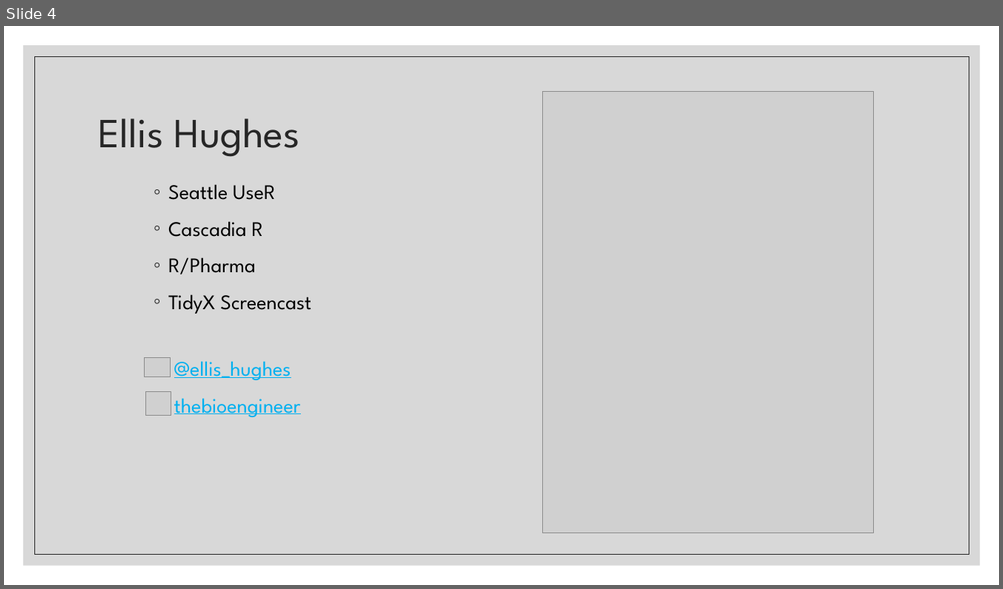
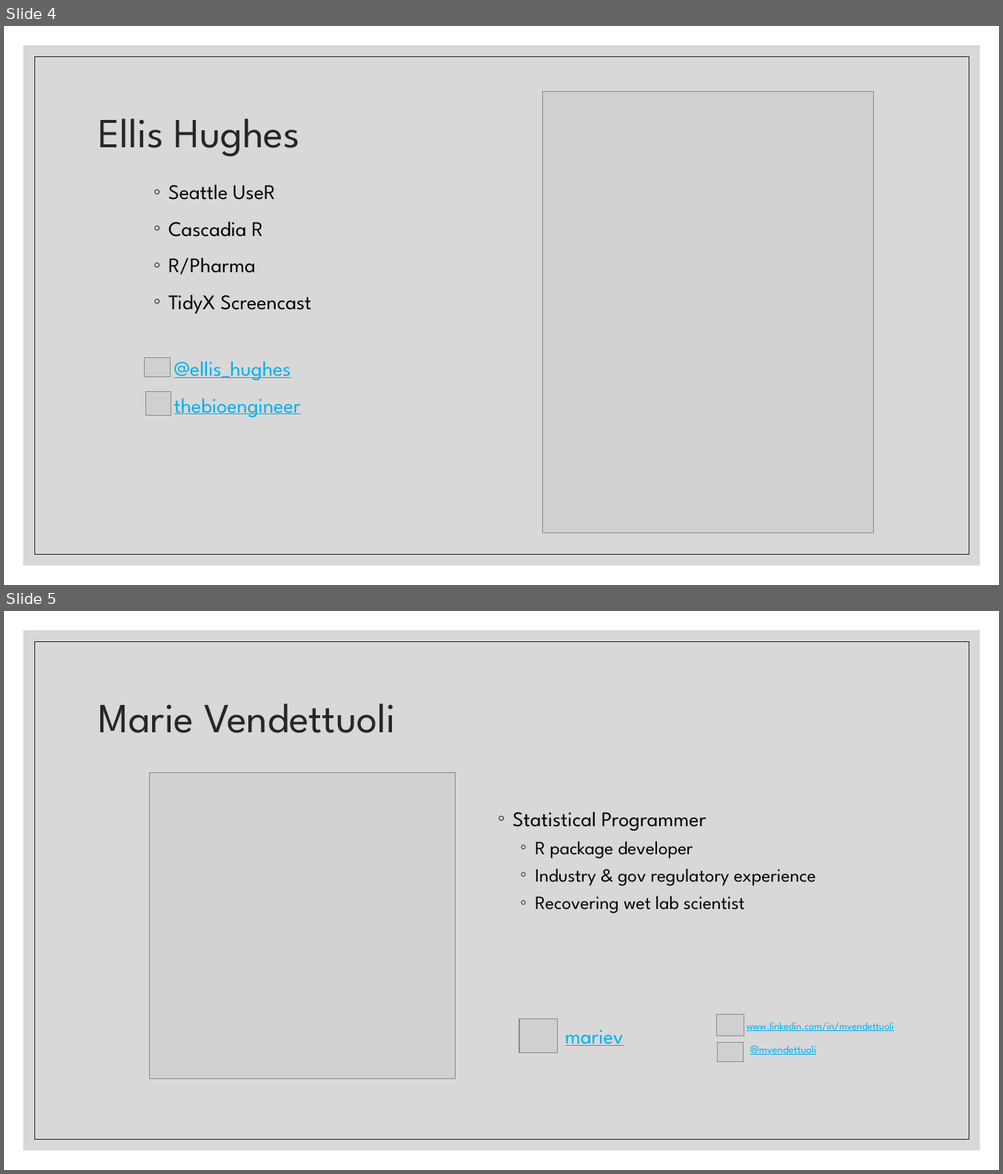
Before and after one commit to FredHutch/R_Package_Validation_Tutorial, a slide deck: Slides/Slides-01-Welcome_and_Orientation/Slides-01-Welcome_and_Orientation.pptx. Shown one above the other, each under a label of ours: slide 4 before the commit, slides 4 and 5 after it. The pictures are 1003x589 and 1003x1174 pixels, drawn with LibreOffice and Linux fonts; fonts in the diff are those of the drawing; grey boxes stand for pictures. Boxes give left, top, right and bottom in pixels: in the first picture for what was removed or moved away, otherwise in the second. Text is boxed around its words. In the diff, an @@ line names an element or a change of style, - is before the commit and + after.

```diff
--- a/Slides/Slides-01-Welcome_and_Orientation/Slides-01-Welcome_and_Orientation.pptx
+++ b/Slides/Slides-01-Welcome_and_Orientation/Slides-01-Welcome_and_Orientation.pptx
@@ slide 5 added at (4, 611, 999, 1170), background #FFFFFF; not listed: 2 template elements that a slide beside it also shows @@
@@ title added at (99, 703, 395, 733), 40 pt, text #262626 @@
+Marie Vendettuoli
@@ picture added at (150, 773, 455, 1079) @@
@@ text added at (512, 812, 816, 914), 18 pt, text #000000 @@
+◦ Statistical Programmer
+  ◦ R package developer
+  ◦ Industry & gov regulatory experience
+  ◦ Recovering wet lab scientist
@@ group added at (519, 1014, 894, 1062): 3 pictures, 3 texts @@
+mariev
+@mvendettuoli
+www.linkedin.com/in/mvendettuoli
```
Also in this commit, not shown: 2 slides changed, 6 other files.
